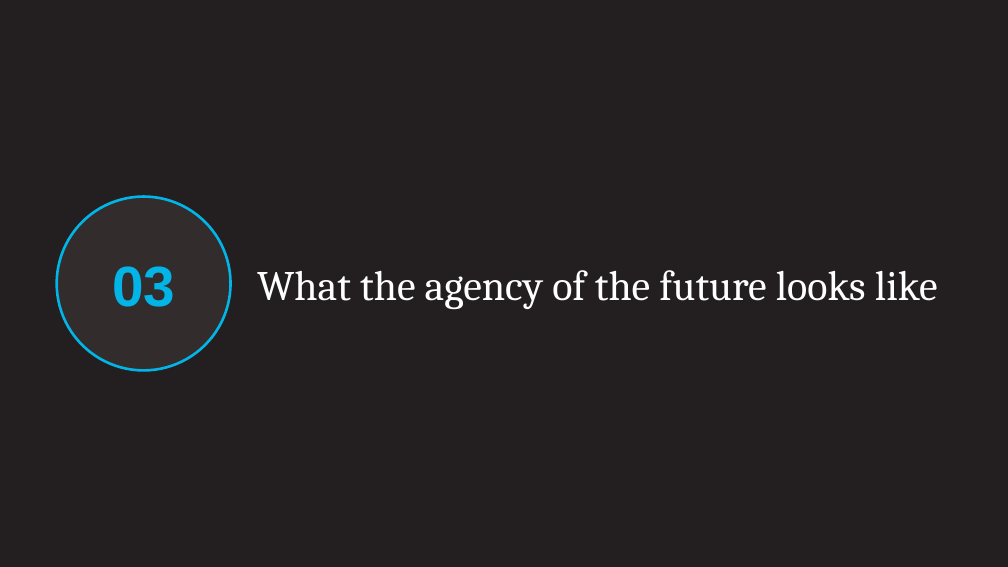
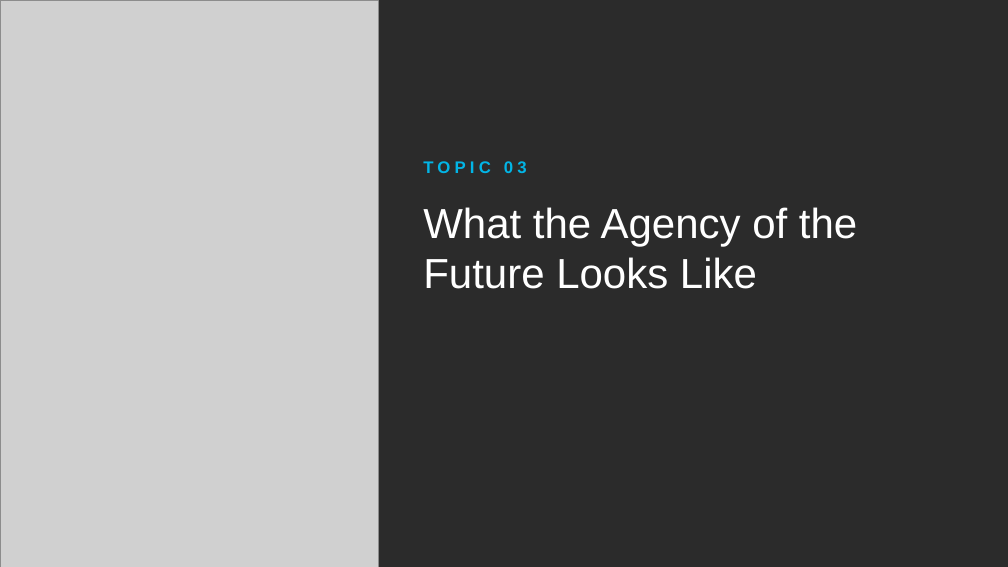
Before and after one commit to ynnahilary/hennessey, a slide deck: slide 9 of webinars/2026-11-05/november_webinar_deck.pptx. Drawn at 1008x567 pixels with LibreOffice and Linux fonts; fonts in the diff are those of the drawing; grey boxes stand for pictures; background and template pictures are left out; a plain dark background stands for a picture behind light text. Boxes give left, top, right and bottom in pixels: in the first picture for what was removed or moved away, otherwise in the second. Text is boxed around its words. In the diff, an @@ line names an element or a change of style, - is before the commit and + after.

```diff
--- a/webinars/2026-11-05/november_webinar_deck.pptx
+++ b/webinars/2026-11-05/november_webinar_deck.pptx
@@ background #231E1F to picture (left out) @@
@@ picture added at bbox=[0, 0, 378, 567] @@
@@ text at bbox=[423, 161, 527, 173]: text changed; size 54 to 16 pt @@
-03
+TOPIC 03
@@ ellipse removed at bbox=[57, 197, 231, 371] @@
@@ title at bbox=[423, 207, 857, 289]: text changed; font Cambria to Arial @@
-What the agency of the future looks like
+What the Agency of the Future Looks Like
@@ title "What the Agency of the ..." at bbox=[423, 207, 857, 289]: vertical alignment middle to top @@
```
Also in this commit, not shown: 13 other slides changed, 4 other files.
